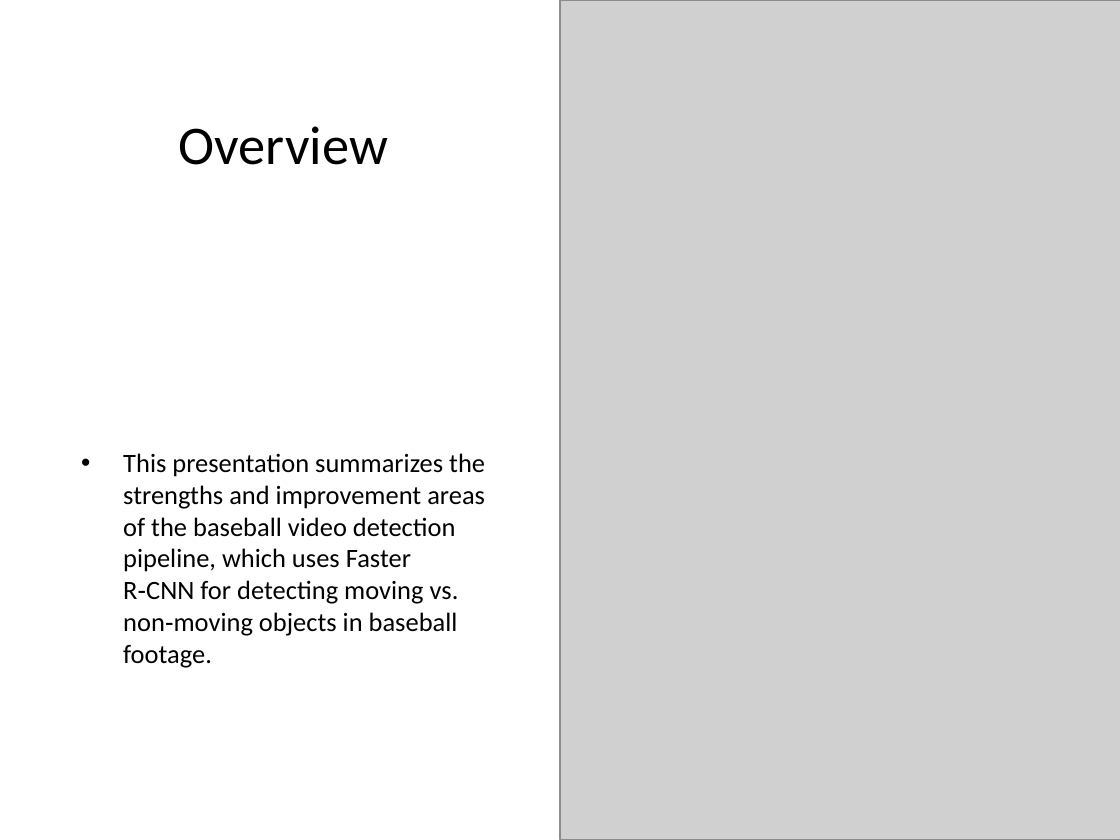
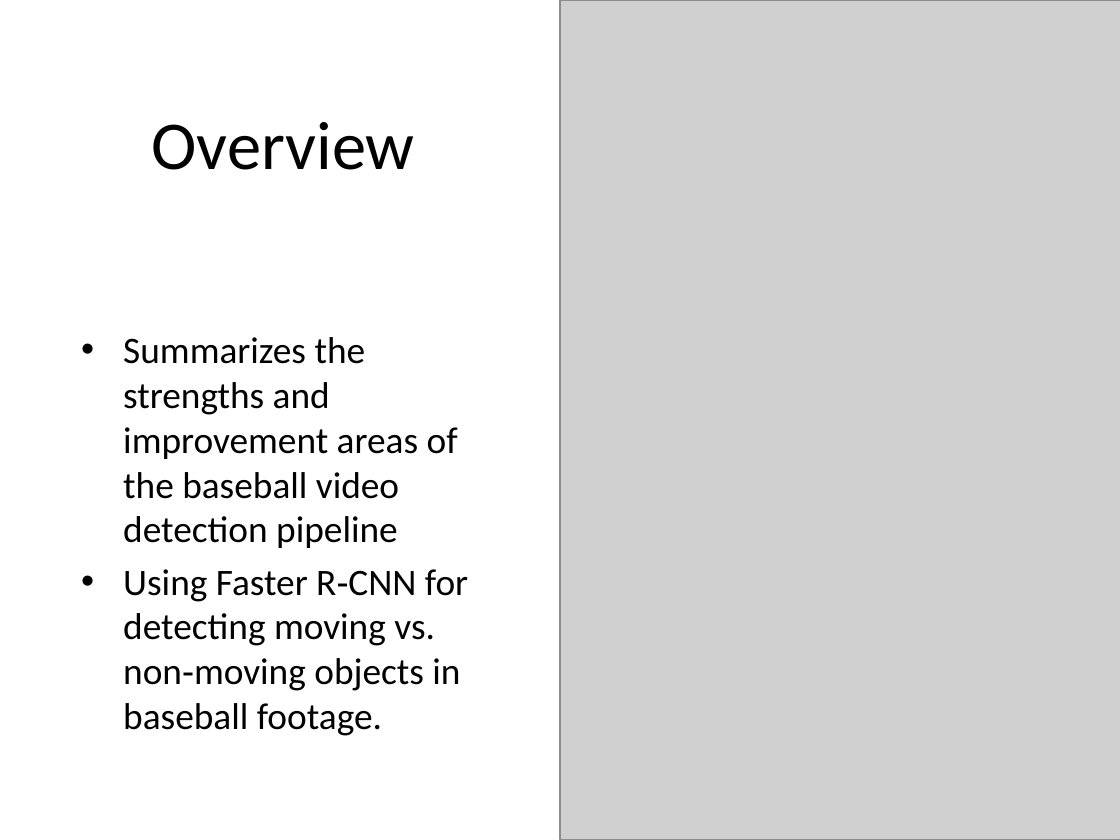
Before and after one commit to GlenWilliams2k/ECON-8310-Semester-Project, a slide deck: slide 2 of Baseball_Detection_Presentation.pptx. Drawn at 1120x840 pixels with LibreOffice and Linux fonts; fonts in the diff are those of the drawing; grey boxes stand for pictures. Boxes give left, top, right and bottom in pixels: in the first picture for what was removed or moved away, otherwise in the second. Text is boxed around its words. In the diff, an @@ line names an element or a change of style, - is before the commit and + after.

```diff
--- a/Baseball_Detection_Presentation.pptx
+++ b/Baseball_Detection_Presentation.pptx
@@ title "Overview" at (152,122,415,170): size 35 to 44 pt @@
@@ text at (123,337,468,736): text changed; size 17 to 24 pt @@
-• This presentation summarizes the strengths and improvement areas of the baseball video detection pipeline, which uses Faster R‑CNN for detecting moving vs. non‑moving objects in baseball footage.
+• Summarizes the strengths and improvement areas of the baseball video detection pipeline
+• Using Faster R‑CNN for detecting moving vs. non‑moving objects in baseball footage.
```
Also in this commit, not shown: 2 other slides changed.
